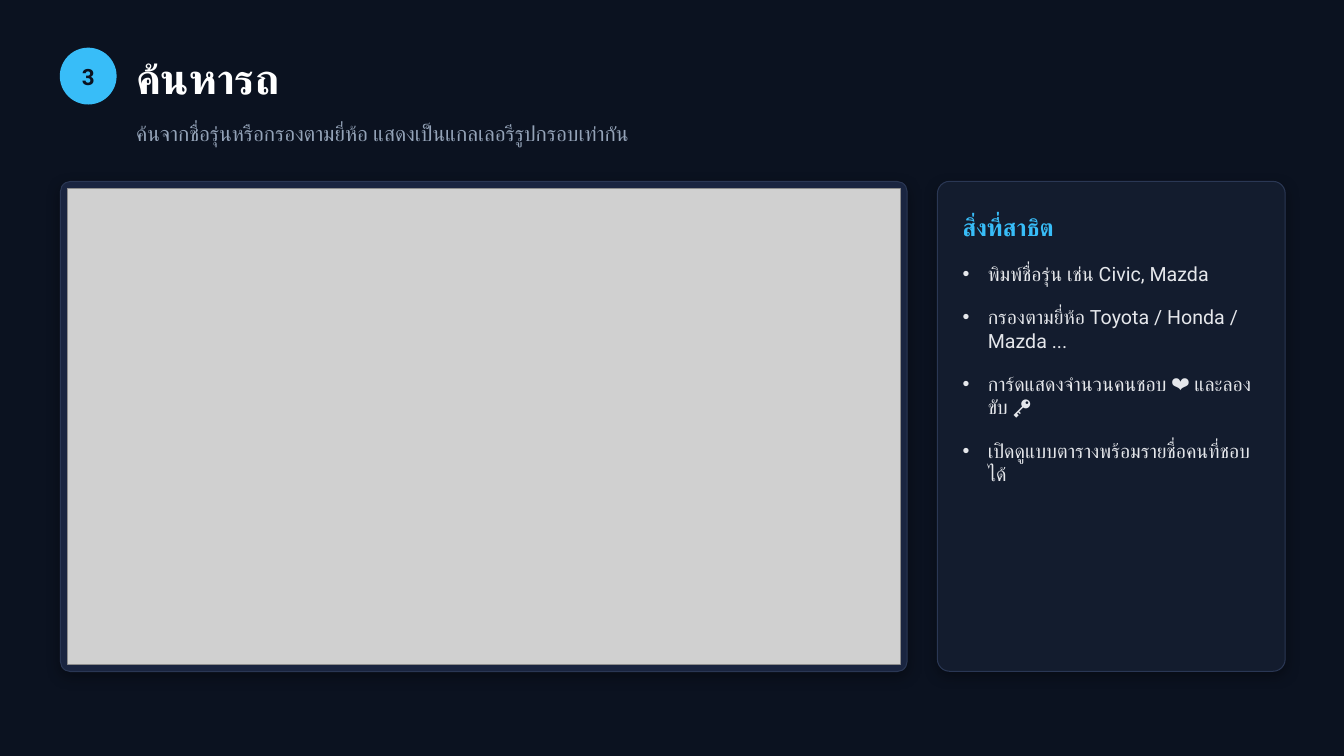
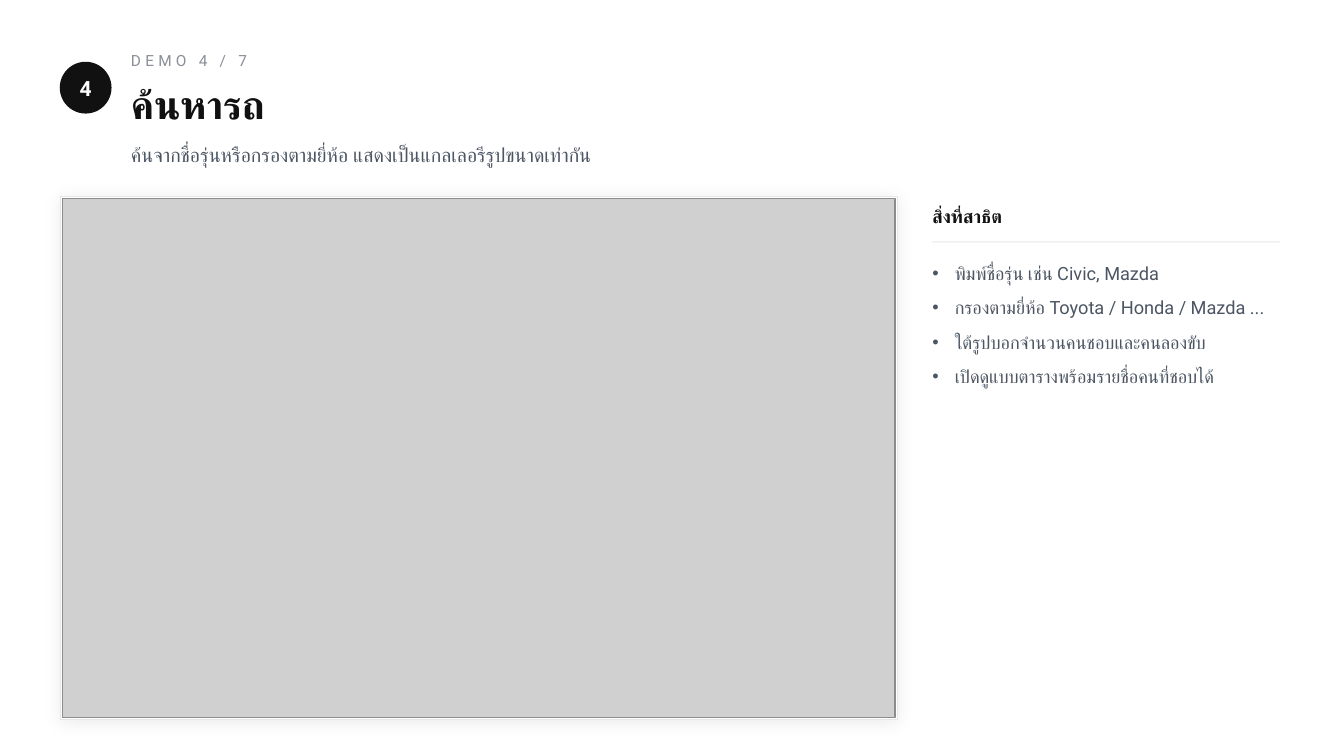
Before and after one commit to pxrawit/carRecommender, a slide deck: slide 12 of Car_Recommended_Presentation.pptx (slide 11 before the commit). Drawn at 1344x756 pixels with LibreOffice and Linux fonts; fonts in the diff are those of the drawing; grey boxes stand for pictures. Boxes give left, top, right and bottom in pixels: in the first picture for what was removed or moved away, otherwise in the second. Text is boxed around its words. In the diff, an @@ line names an element or a change of style, - is before the commit and + after.

```diff
--- a/Car_Recommended_Presentation.pptx
+++ b/Car_Recommended_Presentation.pptx
@@ background #0B1220 to #FFFFFF @@
@@ text added at (131, 55, 247, 66), 11 pt, text #8A8F98 @@
+DEMO 4 / 7
@@ ellipse: place and size @@
-ellipse at (60, 48, 116, 104)
+ellipse at (60, 63, 111, 113)
@@ ellipse at (60, 63, 111, 113): fill #38BDF8 to #111111; outline #38BDF8 1 pt to #111111 1 pt @@
@@ text added at (80, 81, 92, 96), 15 pt, text #FFFFFF, bold @@
+4
@@ text removed at (82, 69, 95, 85) @@
-3
@@ text "ค้นหารถ": place and size @@
-text "ค้นหารถ" at (136, 63, 280, 95)
+text "ค้นหารถ" at (131, 89, 265, 120)
@@ text "ค้นหารถ" at (131, 89, 265, 120): size 30 to 28 pt, text colour #FFFFFF to #111111 @@
@@ text at (131, 146, 591, 168): text changed; size 15 to 14 pt; text colour #94A3B8 to #4B5563 @@
-ค้นจากชื่อรุ่นหรือกรองตามยี่ห้อ แสดงเป็นแกลเลอรีรูปกรอบเท่ากัน
+ค้นจากชื่อรุ่นหรือกรองตามยี่ห้อ แสดงเป็นแกลเลอรีรูปขนาดเท่ากัน
@@ rounded rectangle removed at (60, 181, 907, 671) @@
@@ rectangle added at (60, 197, 897, 720), fill #FFFFFF, outline #E5E7EB 0.75 pt @@
@@ picture: place and size @@
-picture at (68, 189, 900, 664)
+picture at (63, 199, 895, 718)
@@ text "สิ่งที่สาธิต": place and size @@
-text "สิ่งที่สาธิต" at (963, 217, 1054, 237)
+text "สิ่งที่สาธิต" at (932, 210, 1002, 224)
@@ text "สิ่งที่สาธิต" at (932, 210, 1002, 224): size 17 to 13 pt, text colour #38BDF8 to #111111 @@
@@ rounded rectangle removed at (938, 181, 1286, 671) @@
@@ text "พิมพ์ชื่อรุ่น เช่น Civic, Mazda": place and size @@
-text "พิมพ์ชื่อรุ่น เช่น Civic, Mazda" at (988, 266, 1250, 464)
+text "พิมพ์ชื่อรุ่น เช่น Civic, Mazda" at (955, 266, 1246, 389)
@@ line added from (933, 242) to (1280, 242), #E5E7EB 0.75 pt @@
@@ text at (955, 266, 1246, 389): size 14 to 13 pt, text colour #E5E7EB to #4B5563 in "พิมพ์ชื่อรุ่น เช่น Civic, Mazda", "กรองตามยี่ห้อ Toyota / Honda / Mazda ...", "เปิดดูแบบตารางพร้อมรายชื่อคนที่ชอบได้"; indent changed; less space between paragraphs @@
@@ text at (955, 335, 1206, 355): text changed; size 14 to 13 pt; text colour #E5E7EB to #4B5563 @@
-• การ์ดแสดงจำนวนคนชอบ ❤ และลองขับ 🔑
+• ใต้รูปบอกจำนวนคนชอบและคนลองขับ
```
Also in this commit, not shown: 13 other slides changed, 3 slides added, 2 slides removed.
